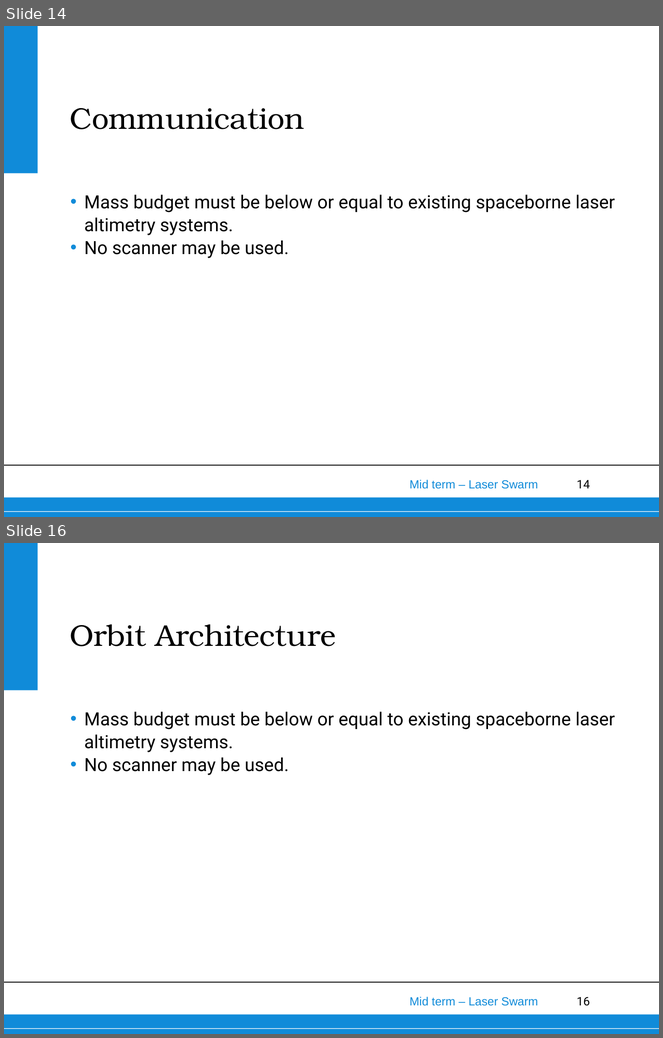
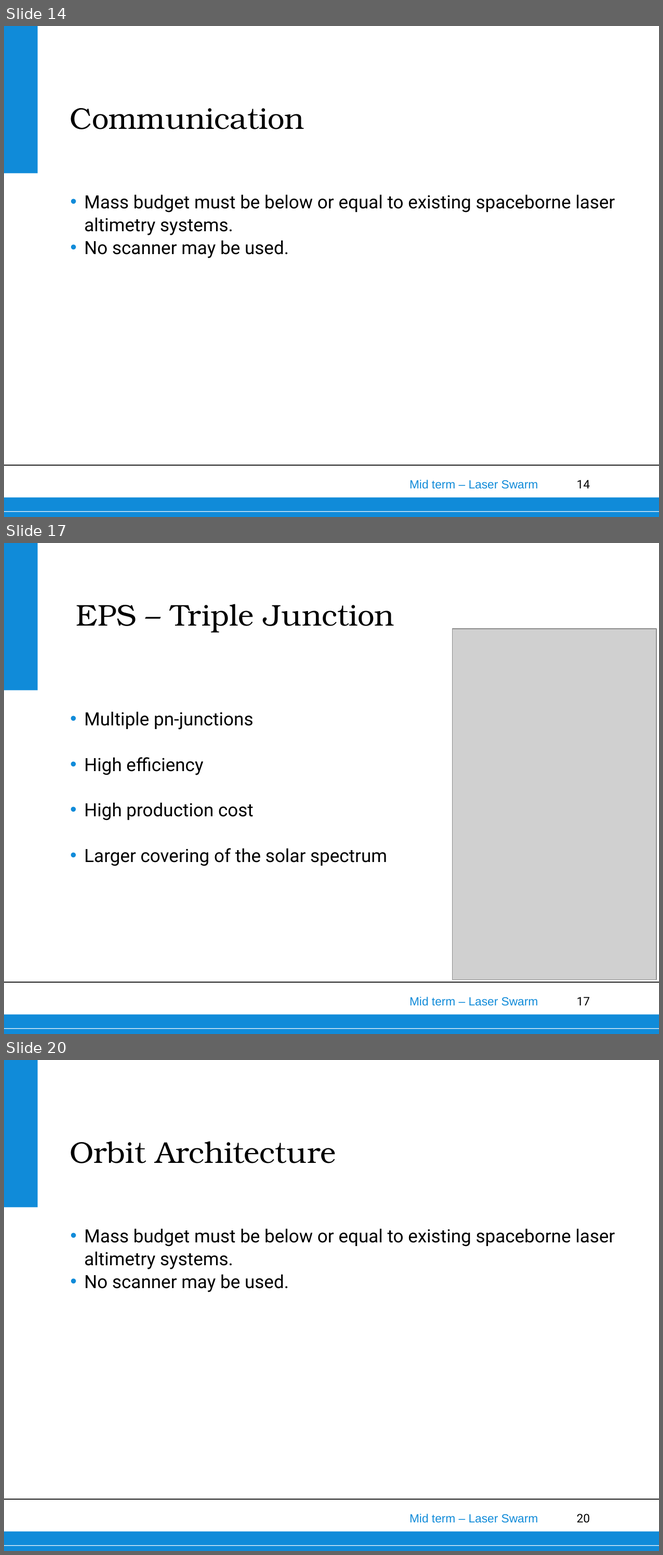
Before and after one commit to thewisenerd/laser-swarm, a slide deck: midTermPresentation/MidTermPresentation.ppt. Shown one above the other, each under a label of ours: slides 14 and 16 before the commit, slides 14, 17 and 20 after it; the slides between them are not shown. The pictures are 663x1038 and 663x1555 pixels, drawn with LibreOffice and Linux fonts; fonts in the diff are those of the drawing; grey boxes stand for pictures; background and template pictures are left out. Boxes give left, top, right and bottom in pixels: in the first picture for what was removed or moved away, otherwise in the second. Text is boxed around its words. In the diff, an @@ line names an element or a change of style, - is before the commit and + after.

```diff
--- a/midTermPresentation/MidTermPresentation.ppt
+++ b/midTermPresentation/MidTermPresentation.ppt
@@ slide 17 added at box(4, 543, 659, 1034), background #FFFFFF; not listed: 6 template elements that a slide beside it also shows @@
@@ title added at box(76, 604, 395, 632), 33 pt, text #000000 @@
+EPS – Triple Junction
@@ picture added at box(453, 629, 657, 980) @@
@@ text added at box(84, 711, 387, 866), 20 pt, text #000000 @@
+• Multiple pn-junctions
+• High efficiency
+• High production cost
+• Larger covering of the solar spectrum
@@ what was slide 16 is now slide 20 @@
@@ page number at box(577, 1514, 591, 1523): text changed @@
-16
+20
```
Also in this commit, not shown: 4 other slides added, 1 slide removed, 7 other files.
